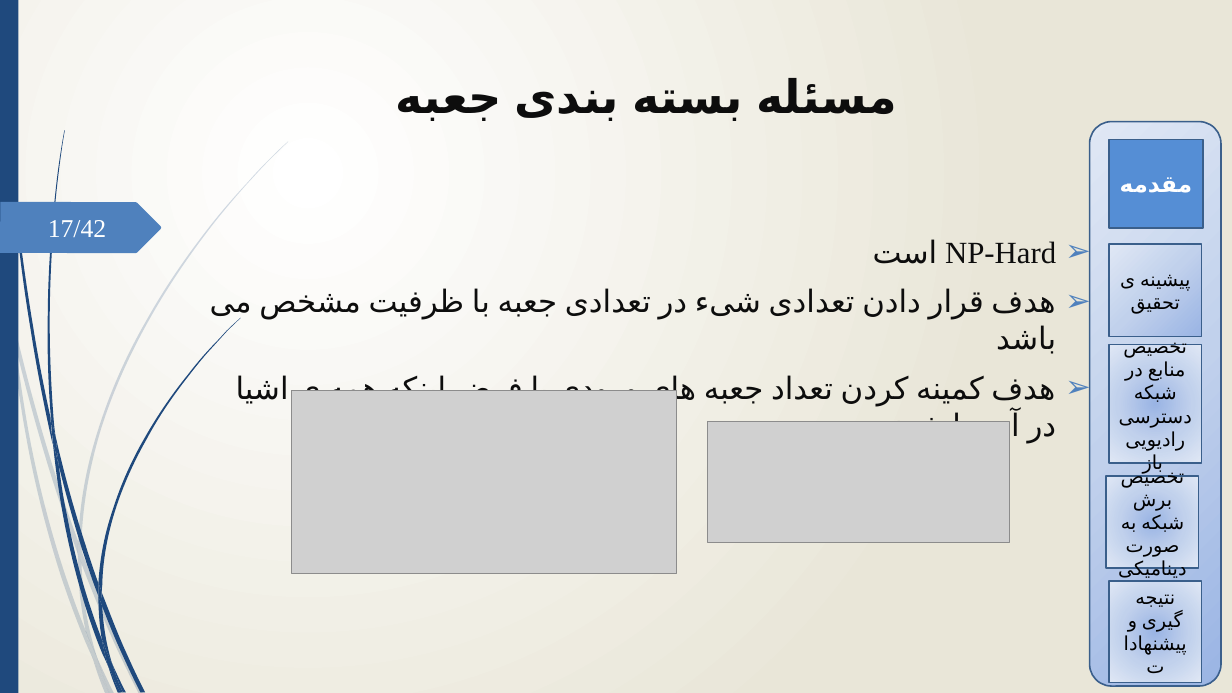
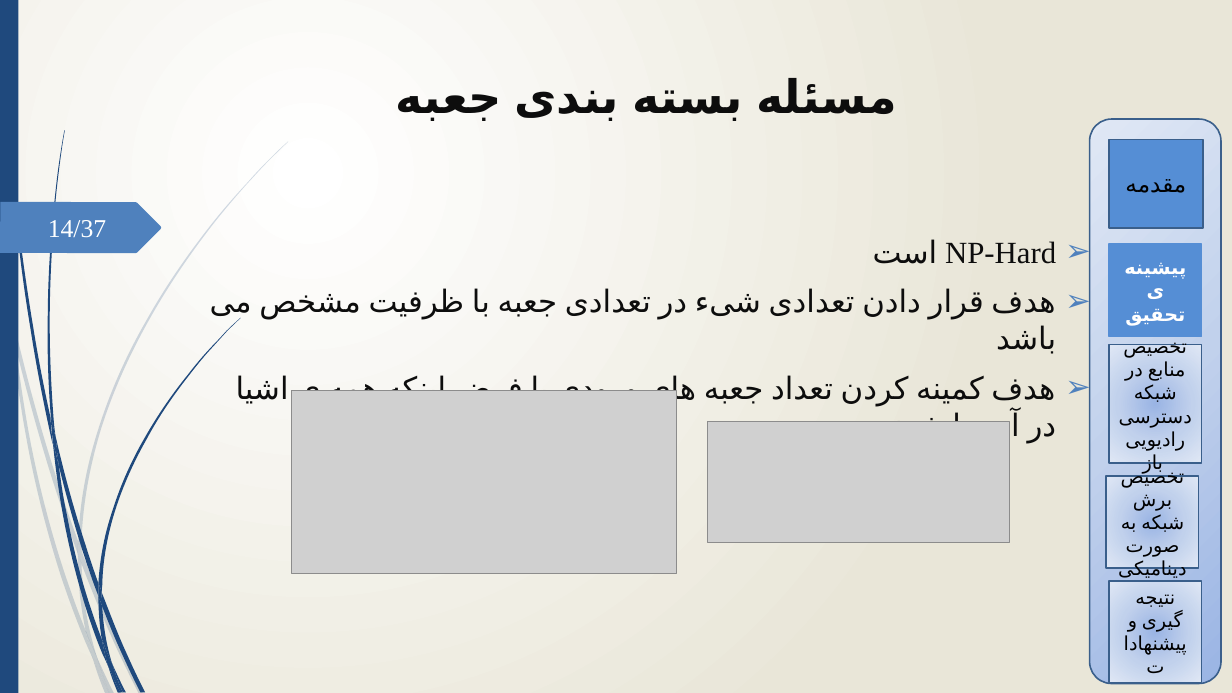
Before and after one commit to mkm1992/phd-project, a slide deck: slide 14 of Latex/tex1/proposal.pptx (slide 17 before the commit). Drawn at 1232x693 pixels with LibreOffice and Linux fonts; fonts in the diff are those of the drawing; grey boxes stand for pictures; background and template pictures are left out. Boxes give left, top, right and bottom in pixels: in the first picture for what was removed or moved away, otherwise in the second. Text is boxed around its words. In the diff, an @@ line names an element or a change of style, - is before the commit and + after.

```diff
--- a/Latex/tex1/proposal.pptx
+++ b/Latex/tex1/proposal.pptx
@@ rectangle "مقدمه" at bbox=[1109, 140, 1202, 227]: text colour #FFFFFF to #000000, bold off @@
@@ page number at bbox=[48, 220, 107, 238]: text changed @@
-17/42
+14/37
@@ rectangle "پیشینه ی تحقیق" at bbox=[1109, 244, 1202, 336]: text colour #000000 to #FFFFFF, bold on; fill gradient #9AB5E4 to #C2D1ED to #E1E8F5 to #558ED5; outline #3A5F8C 1.25 pt to #558ED5 1.25 pt @@
```
Also in this commit, not shown: 11 other slides changed, 5 slides removed, 7 other files.
